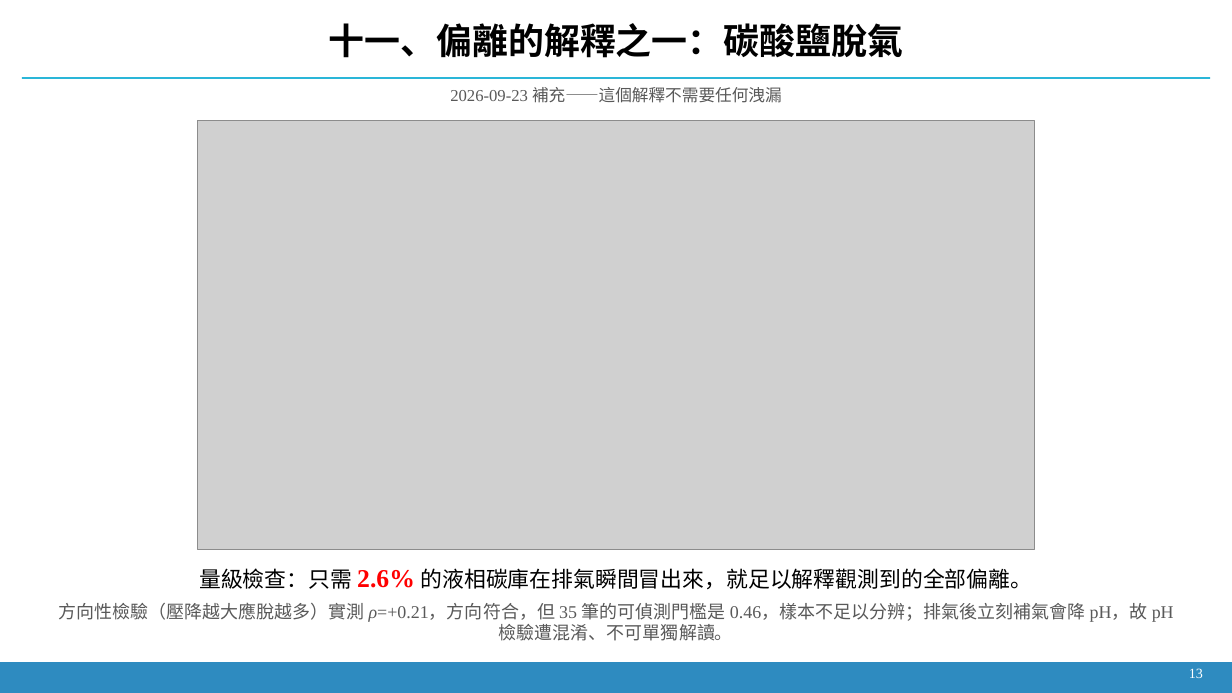
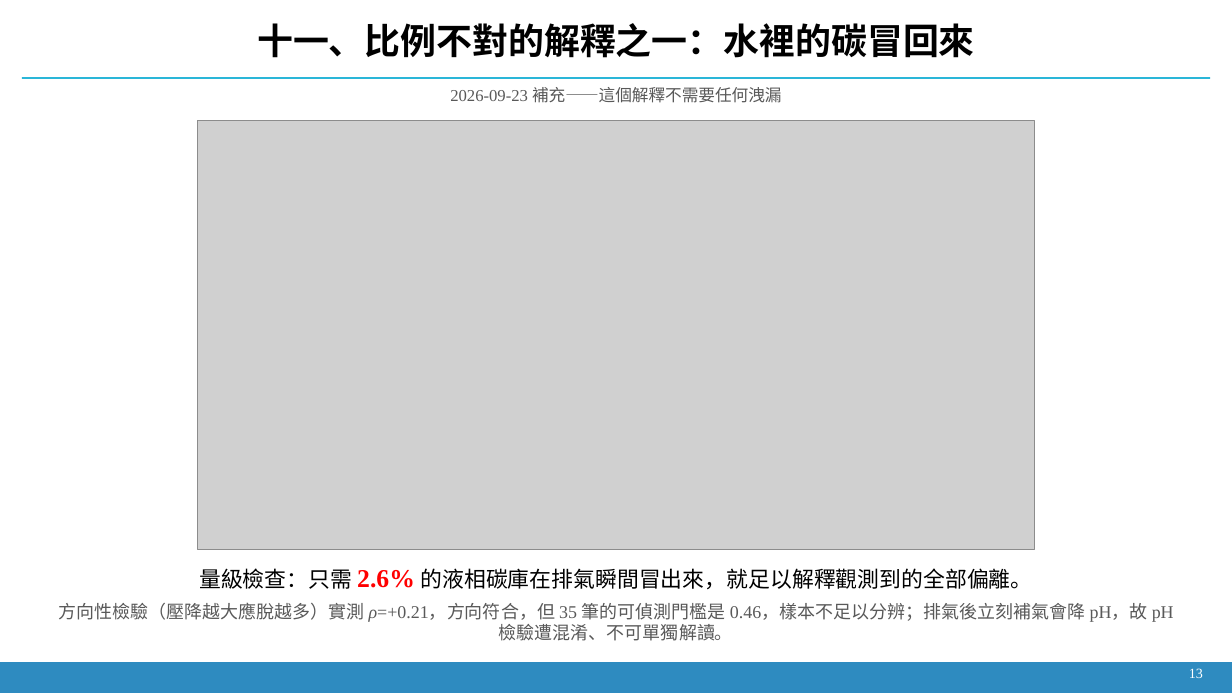
Before and after one commit to Yutou0601/Bioreactor-Edge-AI, a slide deck: slide 12 of docs/decks/簡報_2026-09-21_氫氣流失與壓降歸因.pptx. Drawn at 1232x693 pixels with LibreOffice and Linux fonts; fonts in the diff are those of the drawing; grey boxes stand for pictures. Boxes give left, top, right and bottom in pixels: in the first picture for what was removed or moved away, otherwise in the second. Text is boxed around its words. In the diff, an @@ line names an element or a change of style, - is before the commit and + after.

```diff
--- a/docs/decks/簡報_2026-09-21_氫氣流失與壓降歸因.pptx
+++ b/docs/decks/簡報_2026-09-21_氫氣流失與壓降歸因.pptx
@@ text at <box>257,23,975,58</box>: text changed @@
-十一、偏離的解釋之一：碳酸鹽脫氣
+十一、比例不對的解釋之一：水裡的碳冒回來
```
Also in this commit, not shown: 9 other slides changed, 4 other files.
